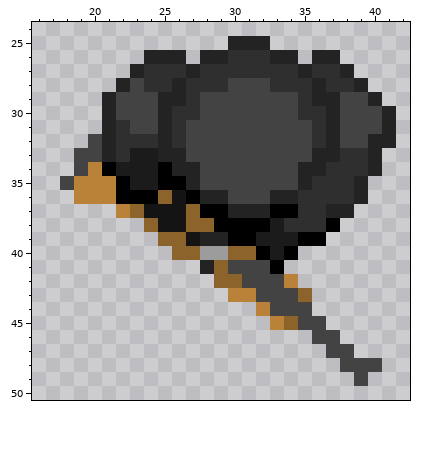
One commit to this pixel-art sprite: assets/Bitmaps/player_idle_bitmap.png. That is the earlier state.
The file is 64x64 pixels. Colours within 5 levels of each other are drawn and written as one. Shown: x 16..42, y 24..50.
Now the later version:
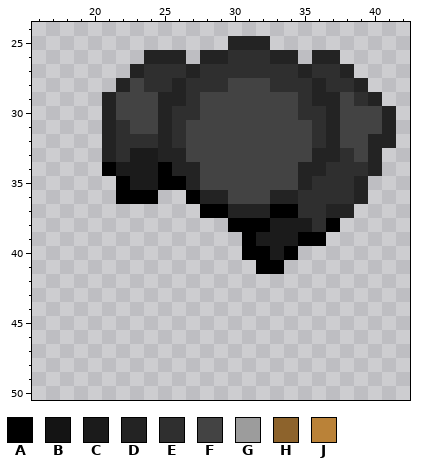
Palette (. is transparent): A #000000  B #141414  C #1b1b1b  D #232323  E #2f2f2f  F #434343  G #9c9c9c  H #8d632c  J #ba8238
Changes in this commit:
@@ x 16..42 @@
 28 ......DFEEDEEEFFFEEEDEED...
-29 .....DFFFDDEFFFFFFFEDDFFD..
+29 .....DFFFDDEFFFFFFFEDDFED..
 30 .....DFFFDEEFFFFFFFEEDFFFD.
 31 .....DEFFDEFFFFFFFFFEDFFFD.
-32 ....FDEEEDEFFFFFFFFFEDFFDD.
-33 ...FFDECCDDFFFFFFFFFDDEED..
-34 ...FJACCCADDFFFFFFFDDEEED..
-35 ..FJJJACCAADFFFFFFFDEEED...
-36 ...JJJAAAHBADDFFFDDEEEED...
-37 ......JHBBBHAADDDAAEEDD....
-38 ........HBBHHAAAACEEEA.....
-39 .........HHBDDAACCCAA......
-40 ..........HHGGHHACA........
-41 ............DHFFFA.........
-42 .............HHFFFJ........
-43 ..............JJFFFH.......
-44 ................JFFF.......
-45 .................JHFF......
-46 ....................FF.....
-47 .....................FF....
-48 ......................FFF..
-49 .......................F...
+32 .....DEEEDEFFFFFFFFFEDFFDD.
+33 .....DECCDDFFFFFFFFFDDEFD..
+34 .....ACCCADDFFFFFFFDDEEED..
+35 ......ACCAADFFFFFFFDEEED...
+36 ......AAA..ADDFFFDDEEEED...
+37 ............AADDDAAEEDD....
+38 ..............AAACCCEA.....
+39 ...............ACCCAA......
+40 ...............AACA........
+41 ................AA.........
+42 ...........................
+43 ...........................
+44 ...........................
+45 ...........................
+46 ...........................
+47 ...........................
+48 ...........................
+49 ...........................
 50 ...........................
